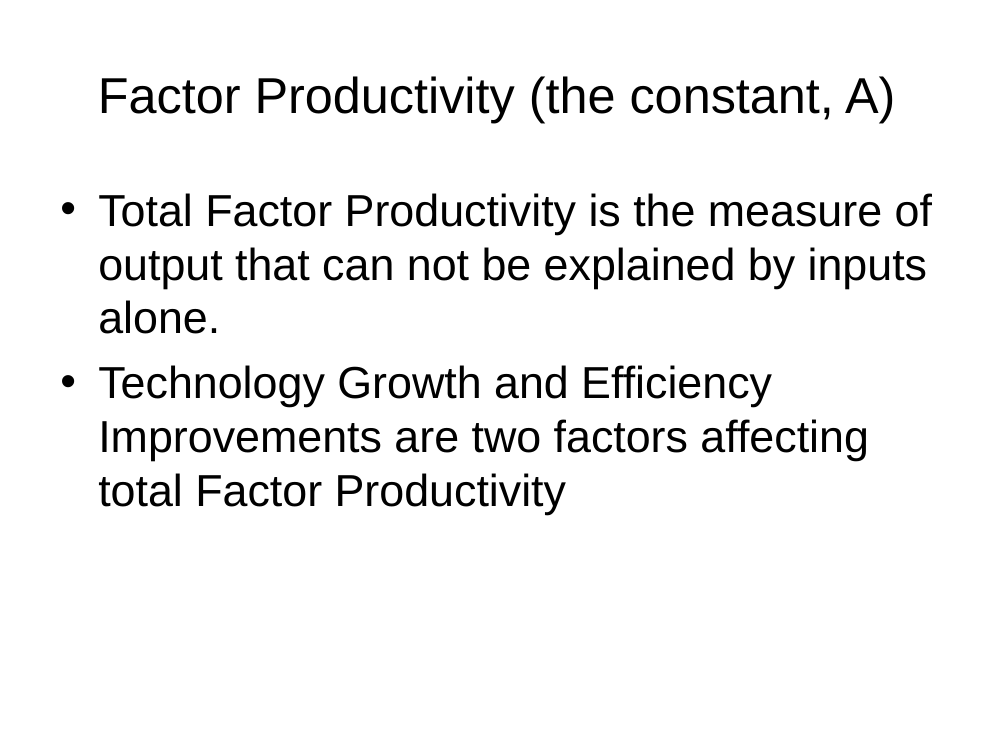
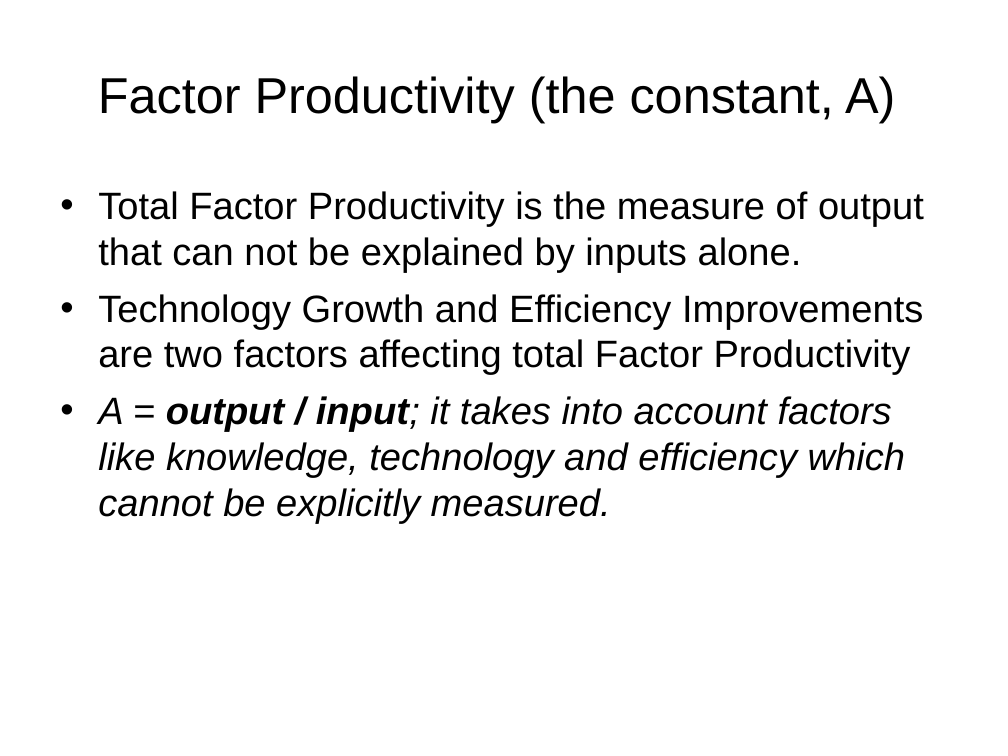
Before and after one commit to kautukraj/MacroEcon, a slide deck: slide 7 of lecture5.ppt. Drawn at 1008x756 pixels with LibreOffice and Linux fonts; fonts in the diff are those of the drawing; background and template pictures are left out. Boxes give left, top, right and bottom in pixels: in the first picture for what was removed or moved away, otherwise in the second. Text is boxed around its words. In the diff, an @@ line names an element or a change of style, - is before the commit and + after.

```diff
--- a/lecture5.ppt
+++ b/lecture5.ppt
@@ text at <box>98,191,924,375</box>: size 32 to 27.2 pt in "Total Factor Productivity is the measure of ...", "Technology Growth and Efficiency Improvements are two ..." @@
@@ text at <box>98,396,905,524</box>: paragraph added @@
+• A = output / input; it takes into account factors like knowledge, technology and efficiency which cannot be explicitly measured.
```
Also in this commit, not shown: 4 other slides changed, 14 other files.
